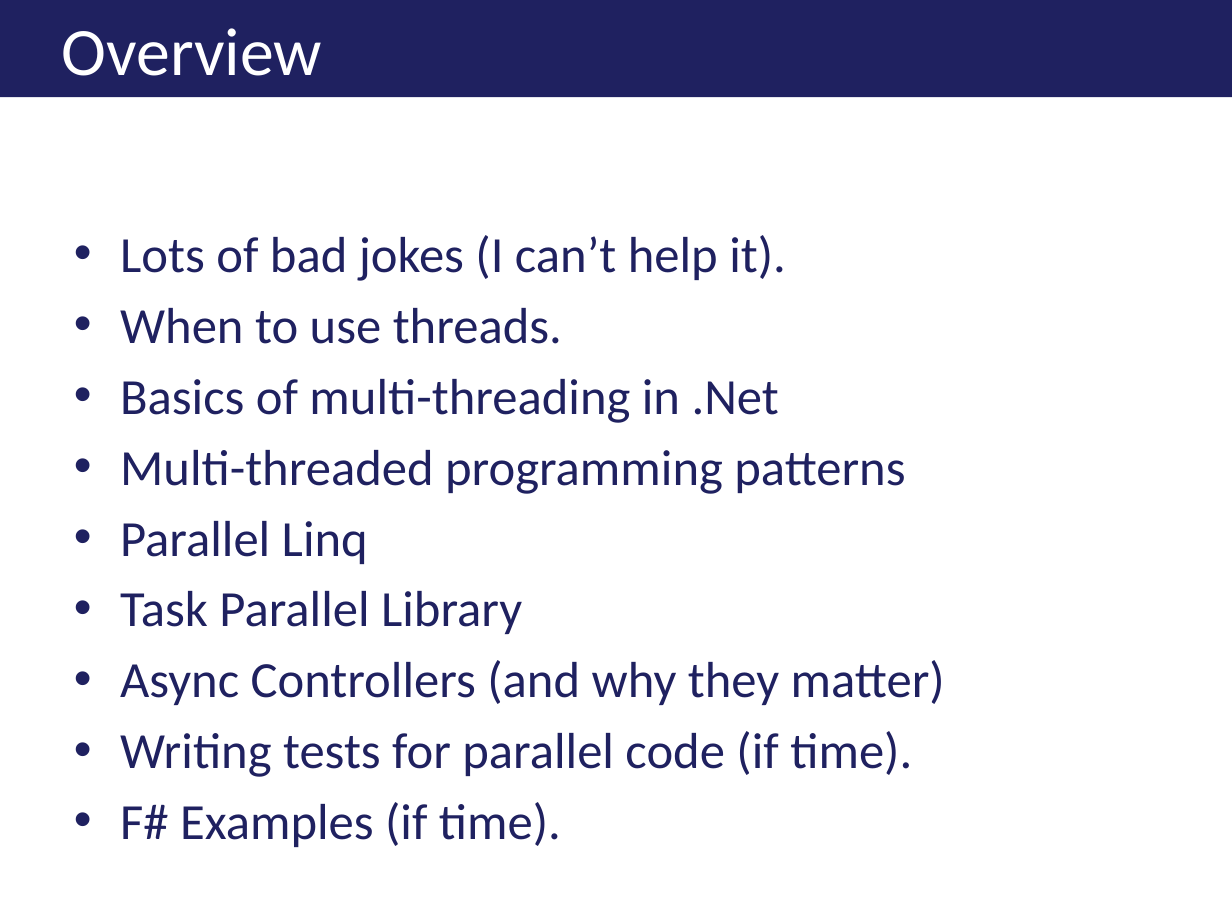
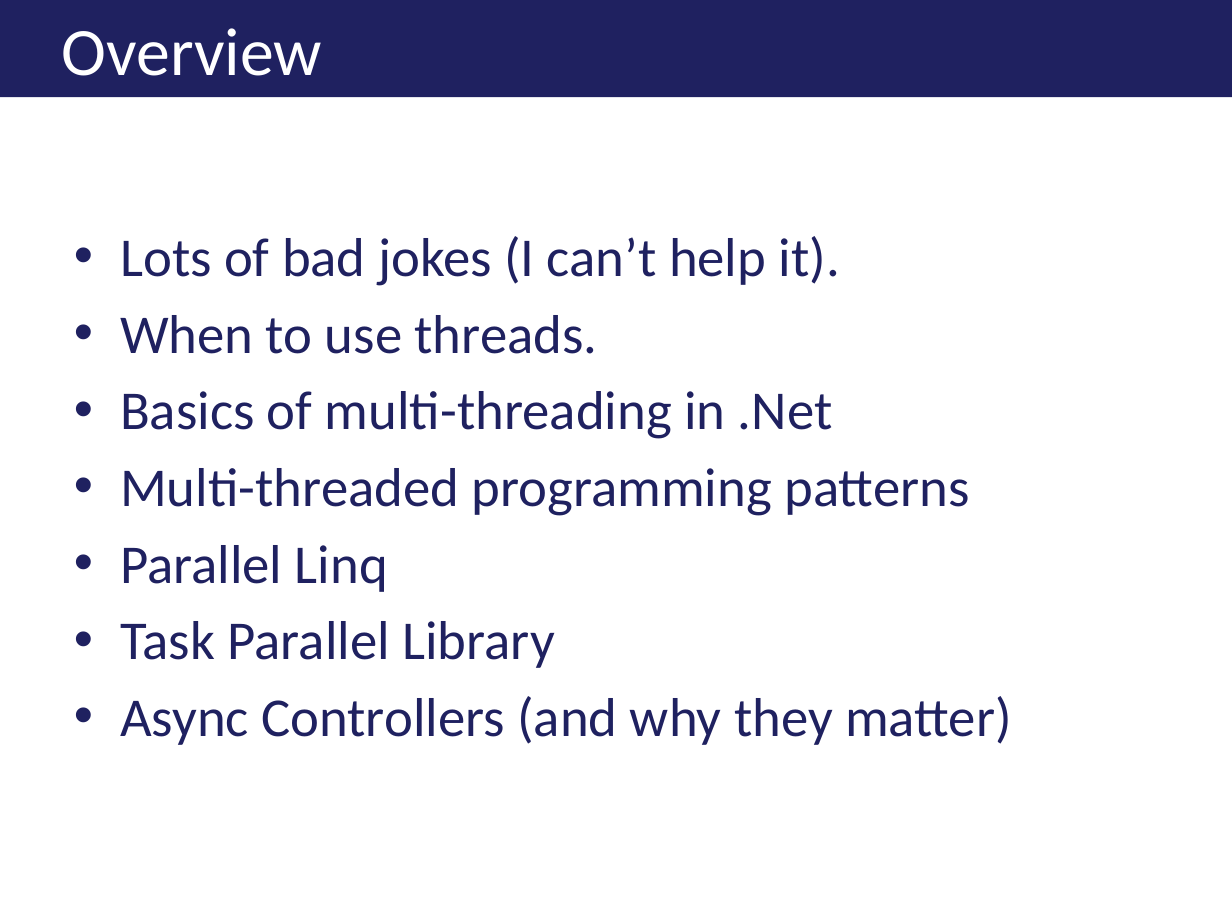
Before and after one commit to ericburcham/THasyINKnc, a slide deck: slide 7 of Presentation/THasINKync.pptx. Drawn at 1232x924 pixels with LibreOffice and Linux fonts; fonts in the diff are those of the drawing; background and template pictures are left out. Boxes give left, top, right and bottom in pixels: in the first picture for what was removed or moved away, otherwise in the second. Text is boxed around its words. In the diff, an @@ line names an element or a change of style, - is before the commit and + after.

Commit message:
Updated presentation a little...

```diff
--- a/Presentation/THasINKync.pptx
+++ b/Presentation/THasINKync.pptx
@@ text "Lots of bad jokes (I ..." at (x1=120, y1=236, x2=1012, y2=745): size 29.6 to 32 pt @@
@@ text at (x1=120, y1=731, x2=912, y2=847): paragraphs removed @@
-• Writing tests for parallel code (if time).
-• F# Examples (if time).
```
Also in this commit, not shown: 1 other slide changed.
